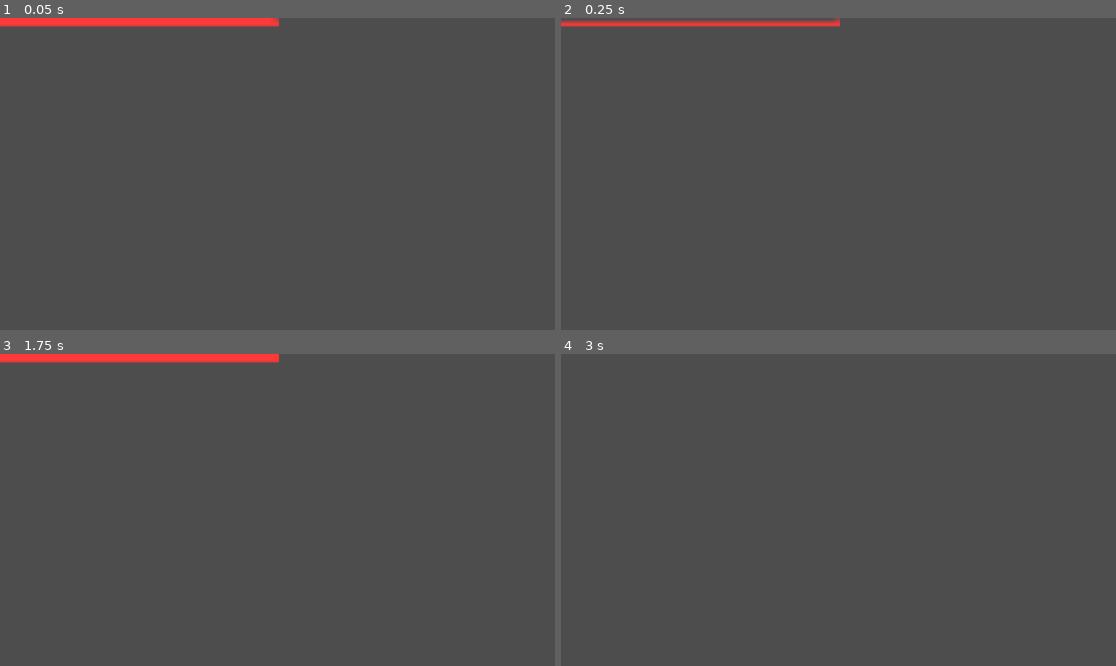
Above: before the commit, frames 1-4 (two rows, left to right).
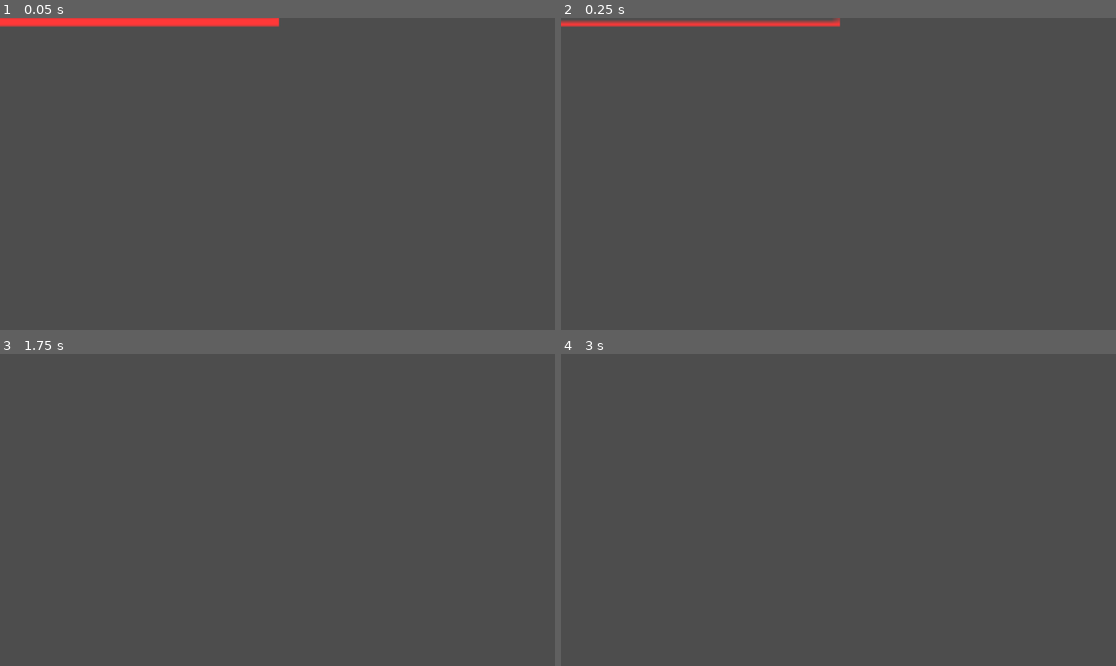
Above: after the commit, the same moments.

Repository: Sacrit38/outlaw-outworld
Game: Godot game, scene res://scenes/bosses/boss_1_skills/dodge.tscn
The game is run twice, just before and just after one commit, with the same random seed, the same clock (stepped at 60 frames per second) and the same inputs. This scene is started directly instead of the project's main scene.
Inputs (mouse positions are in pixels of both pictures, inside the frame that each line leads up to):
- Up to frame 1 (0.05 s): no input
- Up to frame 2 (0.25 s): no input
- Up to frame 3 (1.75 s): move the mouse to (399, 494) at 0.52 s; click (399, 494) at 0.6 s; tap Space (jump_button) at 0.77, 1.52 s; tap Enter at 1.25 s; move the mouse to (166, 525) at 1.27 s; right-click (166, 525) at 1.35 s
- Up to frame 4 (3 s): tap Space (jump_button) at 2 s; move the mouse to (894, 441) at 2.02 s; click (894, 441) at 2.1 s; tap Enter at 2.75 s; move the mouse to (810, 572) at 2.77 s; right-click (810, 572) at 2.85 s

The runs differ from the first frame. In frame 1, 0.1% of the frame differs, in the area x 0-51%, y 0-2%; in frame 2, nothing differs; in frame 3, 1.5%, in the area x 0-51%, y 0-3%; in frame 4, nothing differs.

Commit message:
feat: boss 1 dodge skill implementation without damage

Diff:
--- a/scenes/bosses/boss_1.tscn
+++ b/scenes/bosses/boss_1.tscn
@@ -1,5 +1,6 @@
-[gd_scene load_steps=3 format=3 uid="uid://ckjwggudmpeca"]
+[gd_scene load_steps=4 format=3 uid="uid://ckjwggudmpeca"]
 
+[ext_resource type="Script" uid="uid://cypq100k01f65" path="res://scripts/bosses/boss_1.gd" id="1_8ry2h"]
 [ext_resource type="Texture2D" uid="uid://rxwhul5kxe27" path="res://icon.svg" id="1_53s3b"]
 
 [sub_resource type="CapsuleShape2D" id="CapsuleShape2D_rdia2"]
@@ -7,9 +8,15 @@
 height = 228.0
 
 [node name="Boss1" type="CharacterBody2D"]
+script = ExtResource("1_8ry2h")
 
 [node name="CollisionShape2D" type="CollisionShape2D" parent="."]
 shape = SubResource("CapsuleShape2D_rdia2")
 
 [node name="Sprite2D" type="Sprite2D" parent="."]
 texture = ExtResource("1_53s3b")
+
+[node name="Timer" type="Timer" parent="."]
+autostart = true
+
+[connection signal="timeout" from="Timer" to="." method="_on_timer_timeout"]
--- a/scenes/bosses/boss_1_skills/dodge.tscn
+++ b/scenes/bosses/boss_1_skills/dodge.tscn
@@ -1,6 +1,6 @@
 [gd_scene load_steps=21 format=3 uid="uid://c8jwdykkjq26p"]
 
-[ext_resource type="Script" uid="uid://sjg8og56anrs" path="res://scripts/bosses/skill_1/dodge.gd" id="1_as8ox"]
+[ext_resource type="Script" uid="uid://sjg8og56anrs" path="res://scripts/bosses/boss_1_skills/dodge.gd" id="1_as8ox"]
 [ext_resource type="Texture2D" uid="uid://0u6u6u4bkvqe" path="res://sprites/placeholder_boss_1_dodge_skill.png" id="2_84q3t"]
 
 [sub_resource type="RectangleShape2D" id="RectangleShape2D_ya6ah"]
@@ -144,7 +144,7 @@
 }],
 "loop": true,
 "name": &"default",
-"speed": 6.0
+"speed": 8.0
 }]
 
 [node name="Node2D" type="Node2D"]
@@ -160,10 +160,10 @@
 position = Vector2(6, -143)
 scale = Vector2(35.838608, 10.083362)
 sprite_frames = SubResource("SpriteFrames_wmg3y")
-frame_progress = 0.7292409
+frame_progress = 0.5291159
 
 [node name="Timer" type="Timer" parent="."]
-wait_time = 0.75
+wait_time = 0.5
 one_shot = true
 
 [connection signal="timeout" from="Timer" to="." method="_on_timer_timeout"]
--- /dev/null
+++ b/scenes/test/main_boss_1_test.tscn
@@ -0,0 +1,27 @@
+[gd_scene load_steps=7 format=3 uid="uid://bvuq41k4yhk41"]
+
+[ext_resource type="Script" uid="uid://fd54covheele" path="res://scripts/main.gd" id="1_65q4h"]
+[ext_resource type="PackedScene" uid="uid://b0h7u5efx0byp" path="res://scenes/Ground.tscn" id="2_aaxl1"]
+[ext_resource type="PackedScene" uid="uid://bja4ssco6j824" path="res://scenes/Outlaw.tscn" id="3_wkjd1"]
+[ext_resource type="Script" uid="uid://djjlnyuoulpl4" path="res://scripts/outlaw.gd" id="4_wp2yw"]
+[ext_resource type="PackedScene" uid="uid://bs3a1dkn53ajo" path="res://scenes/Ground2.tscn" id="5_sub64"]
+[ext_resource type="PackedScene" uid="uid://ckjwggudmpeca" path="res://scenes/bosses/boss_1.tscn" id="6_jtgdo"]
+
+[node name="Main" type="Node2D"]
+script = ExtResource("1_65q4h")
+
+[node name="Camera2D" type="Camera2D" parent="."]
+position = Vector2(576, 321)
+
+[node name="Ground" parent="." instance=ExtResource("2_aaxl1")]
+position = Vector2(576, 620)
+
+[node name="Outlaw" parent="." instance=ExtResource("3_wkjd1")]
+position = Vector2(631, 496)
+script = ExtResource("4_wp2yw")
+
+[node name="Ground2" parent="." instance=ExtResource("5_sub64")]
+position = Vector2(1728, 620)
+
+[node name="Boss1" parent="." instance=ExtResource("6_jtgdo")]
+position = Vector2(69, 476)
--- /dev/null
+++ b/scripts/bosses/boss_1.gd
@@ -0,0 +1,41 @@
+extends CharacterBody2D
+
+
+const SPEED = 300.0
+const JUMP_VELOCITY = -400.0
+
+var skill_1 = preload("res://scenes/bosses/boss_1_skills/dodge.tscn")
+
+func _physics_process(delta: float) -> void:
+	# Add the gravity.
+	if not is_on_floor():
+		velocity += get_gravity() * delta
+
+	move_and_slide()
+
+func dodge_skill() -> void:
+	var skill_instance : Node2D = skill_1.instantiate()
+	skill_instance.global_position = Vector2(0, (get_viewport().size.y/2))
+	$"../Camera2D".add_child(skill_instance)
+	pass
+
+func ranged_skill() -> void:
+
+	pass
+
+func melee_skill() -> void:
+
+	pass
+
+func _on_timer_timeout() -> void:
+	var rndm = randi_range(0,2)
+	if rndm == 0:
+		dodge_skill()
+		pass
+	if rndm == 1:
+		ranged_skill()
+		pass
+	if rndm == 2:
+		melee_skill()
+		pass
+	pass # Replace with function body.
--- a/scripts/bosses/skill_1/dodge.gd
+++ b/scripts/bosses/boss_1_skills/dodge.gd
@@ -6,6 +6,8 @@
 func _ready() -> void:
 	$Timer.start()
 	$AnimatedSprite2D.play()
+	var visible_rect_size = get_viewport().size
+	print("Visible viewport size: " + str(visible_rect_size.x) + "x" + str(visible_rect_size.y))
 	pass # Replace with function body.
 
 # Called every frame. 'delta' is the elapsed time since the previous frame.
Not shown, added: scripts/bosses/boss_1.gd.uid
Renamed: scripts/bosses/skill_1/dodge.gd.uid -> scripts/bosses/boss_1_skills/dodge.gd.uid
